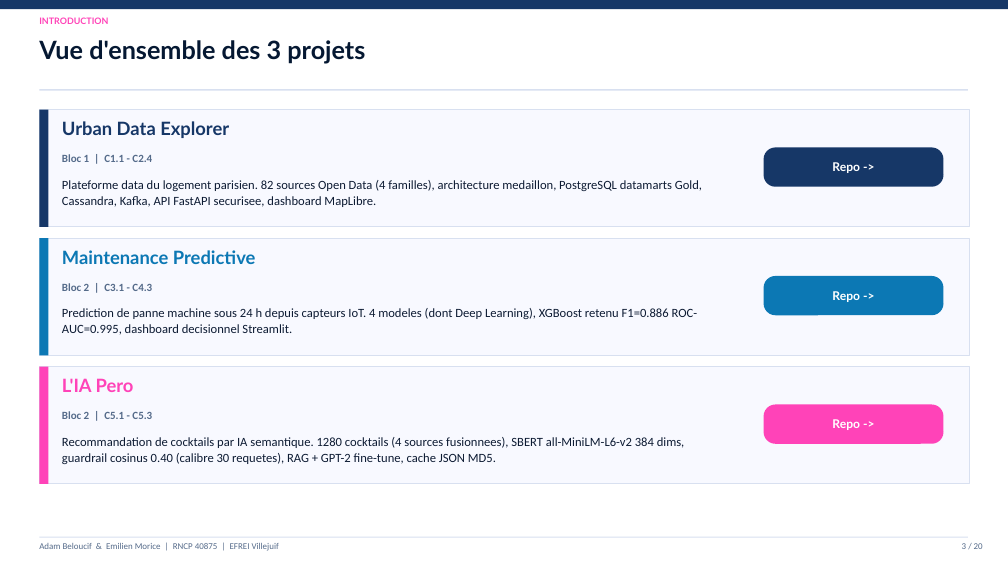
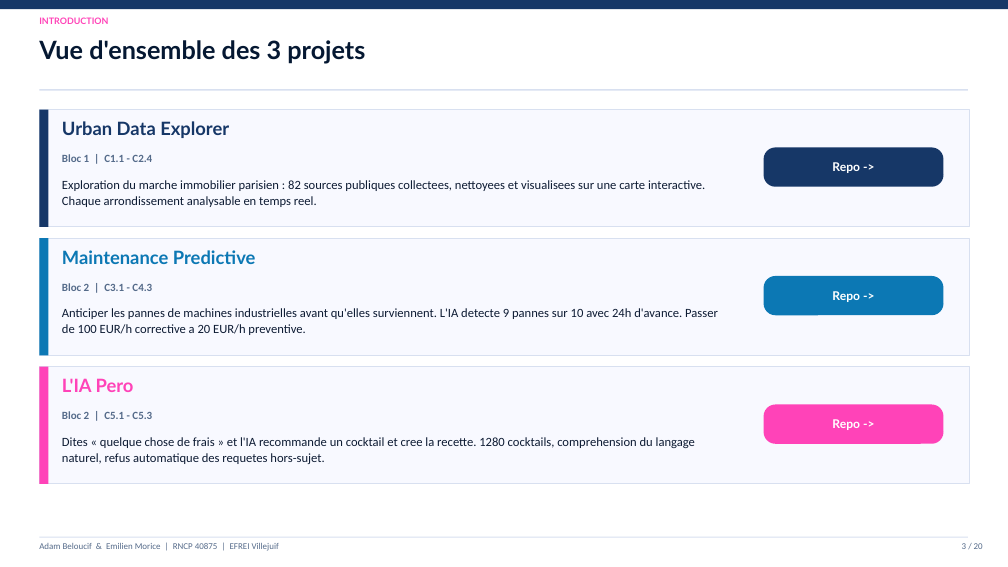
Before and after one commit to Adam-Blf/Soutenance-M1, a slide deck: slide 3 of Soutenance_Bloc1-2_Adam_Emilien.pptx. Drawn at 1008x567 pixels with LibreOffice and Linux fonts; fonts in the diff are those of the drawing. Boxes give left, top, right and bottom in pixels: in the first picture for what was removed or moved away, otherwise in the second. Text is boxed around its words. In the diff, an @@ line names an element or a change of style, - is before the commit and + after.

```diff
--- a/Soutenance_Bloc1-2_Adam_Emilien.pptx
+++ b/Soutenance_Bloc1-2_Adam_Emilien.pptx
@@ text at box(62, 180, 705, 207): text changed @@
-Plateforme data du logement parisien. 82 sources Open Data (4 familles), architecture medaillon, PostgreSQL datamarts Gold, Cassandra, Kafka, API FastAPI securisee, dashboard MapLibre.
+Exploration du marche immobilier parisien : 82 sources publiques collectees, nettoyees et visualisees sur une carte interactive. Chaque arrondissement analysable en temps reel.
@@ text at box(62, 308, 718, 335): text changed @@
-Prediction de panne machine sous 24 h depuis capteurs IoT. 4 modeles (dont Deep Learning), XGBoost retenu F1=0.886 ROC-AUC=0.995, dashboard decisionnel Streamlit.
+Anticiper les pannes de machines industrielles avant qu'elles surviennent. L'IA detecte 9 pannes sur 10 avec 24h d'avance. Passer de 100 EUR/h corrective a 20 EUR/h preventive.
@@ text at box(62, 437, 695, 464): text changed @@
-Recommandation de cocktails par IA semantique. 1280 cocktails (4 sources fusionnees), SBERT all-MiniLM-L6-v2 384 dims, guardrail cosinus 0.40 (calibre 30 requetes), RAG + GPT-2 fine-tune, cache JSON MD5.
+Dites « quelque chose de frais » et l'IA recommande un cocktail et cree la recette. 1280 cocktails, comprehension du langage naturel, refus automatique des requetes hors-sujet.
```
Also in this commit, not shown: 9 other slides changed, 1 other file.
